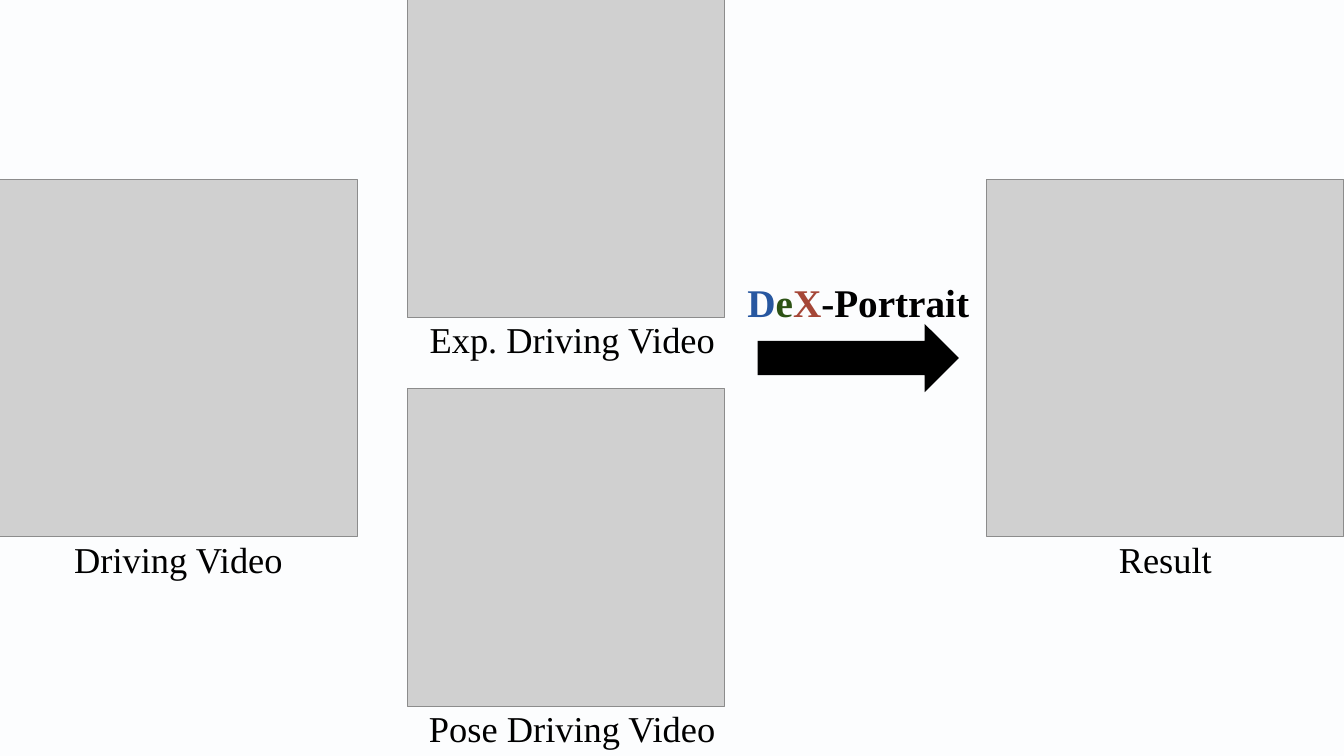
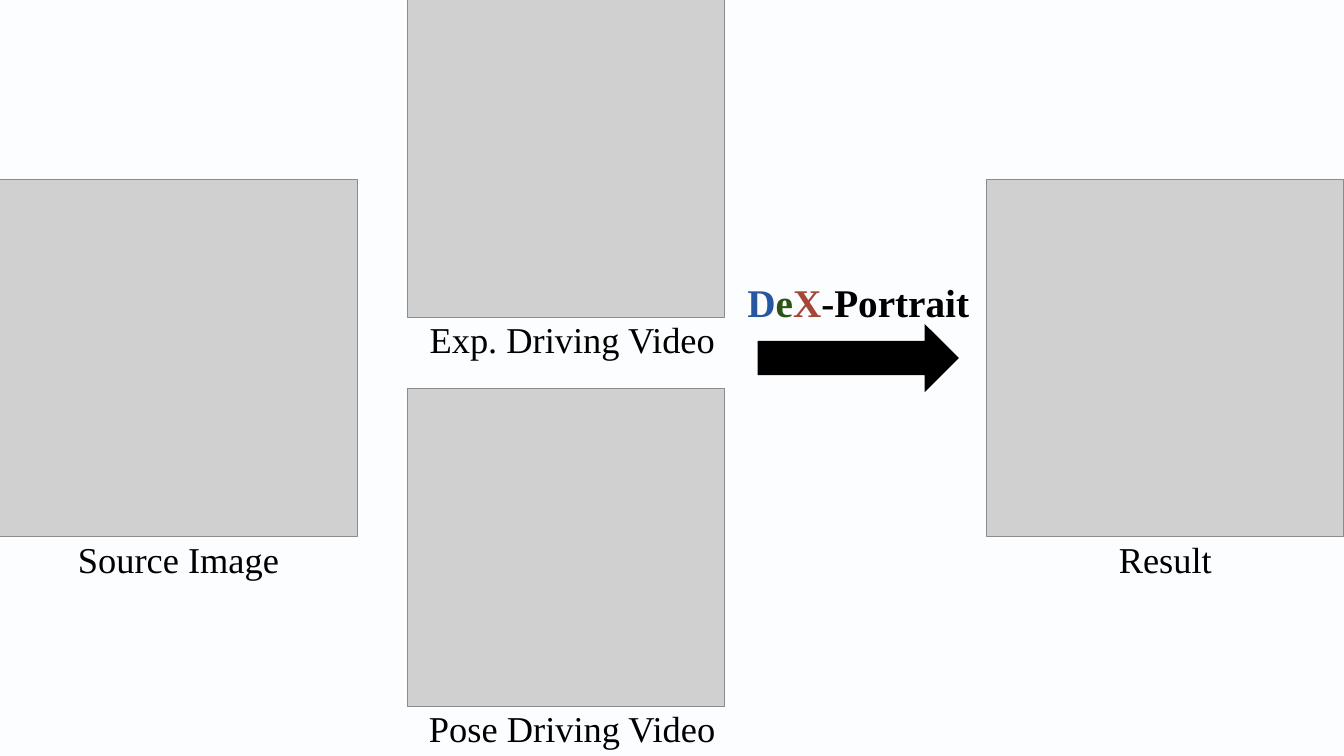
Before and after one commit to syx132/DeX-Portrait, a slide deck: slide 1 of files/teaser.pptx. Drawn at 1344x756 pixels with LibreOffice and Linux fonts; fonts in the diff are those of the drawing; grey boxes stand for pictures. Boxes give left, top, right and bottom in pixels: in the first picture for what was removed or moved away, otherwise in the second. Text is boxed around its words. In the diff, an @@ line names an element or a change of style, - is before the commit and + after.

```diff
--- a/files/teaser.pptx
+++ b/files/teaser.pptx
@@ text at (78, 549, 279, 580): text changed @@
-Driving Video
+Source Image
```
Also in this commit, not shown: 2 other files.
